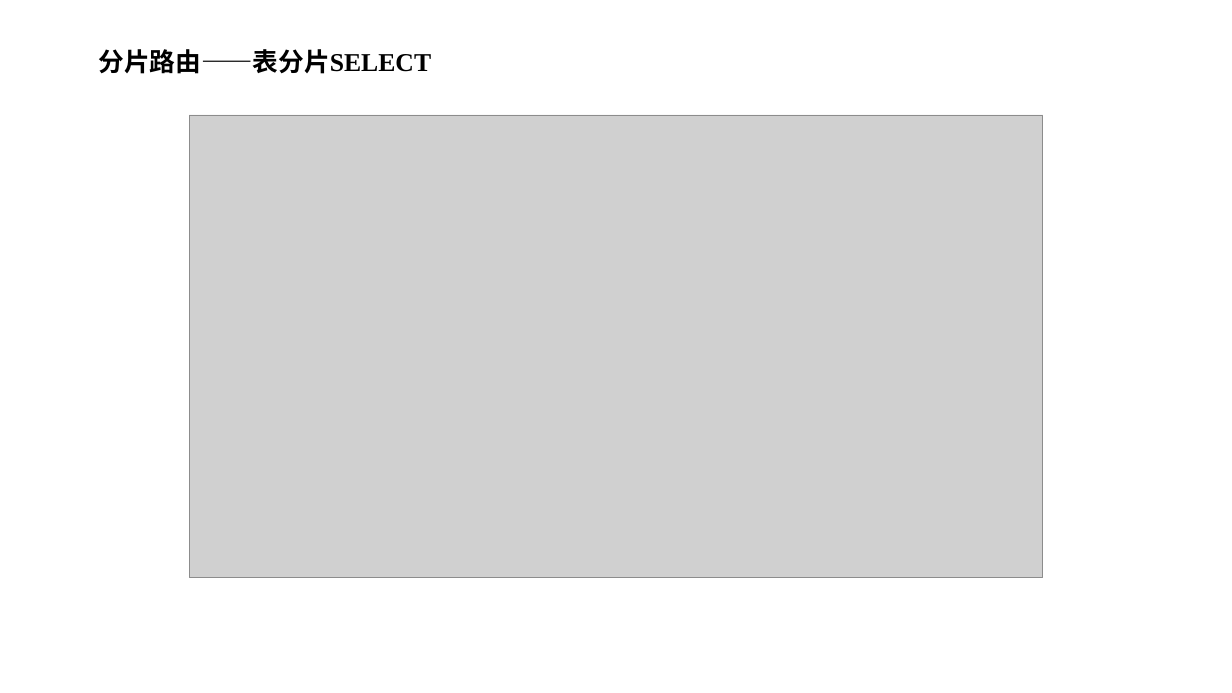
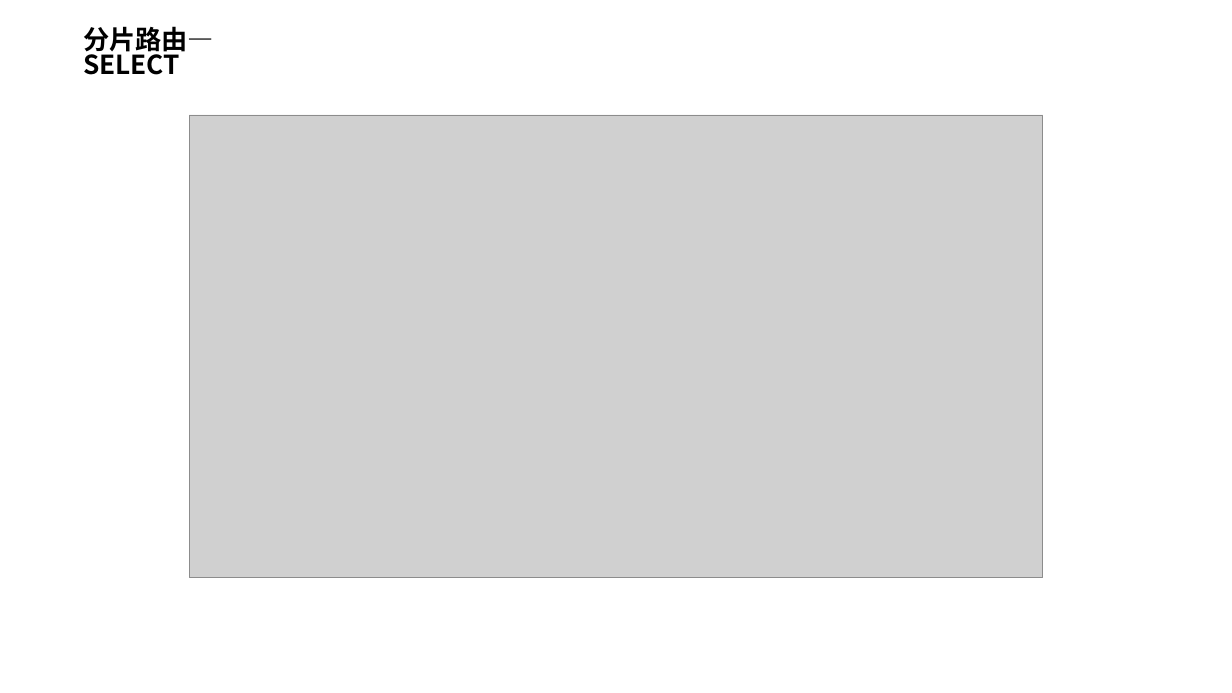
Before and after one commit to yedushusheng/mysql-learning, a slide deck: slide 9 of 28. OLTP/GoldenDB分布式数据库.pptx. Drawn at 1232x693 pixels with LibreOffice and Linux fonts; fonts in the diff are those of the drawing; grey boxes stand for pictures. Boxes give left, top, right and bottom in pixels: in the first picture for what was removed or moved away, otherwise in the second. Text is boxed around its words. In the diff, an @@ line names an element or a change of style, - is before the commit and + after.

```diff
--- a/28. OLTP/GoldenDB分布式数据库.pptx
+++ b/28. OLTP/GoldenDB分布式数据库.pptx
@@ text "分片路由—SELECT" at (83,26,214,75): vertical alignment top to middle @@
@@ text at (83,26,214,75): text changed; size 20 to 20.4 pt; font Times New Roman to Noto Sans CJK SC @@
-分片路由——表分片SELECT
+分片路由—SELECT
```
Also in this commit, not shown: 23 other slides changed, 4 slides added, 6 slides removed.
